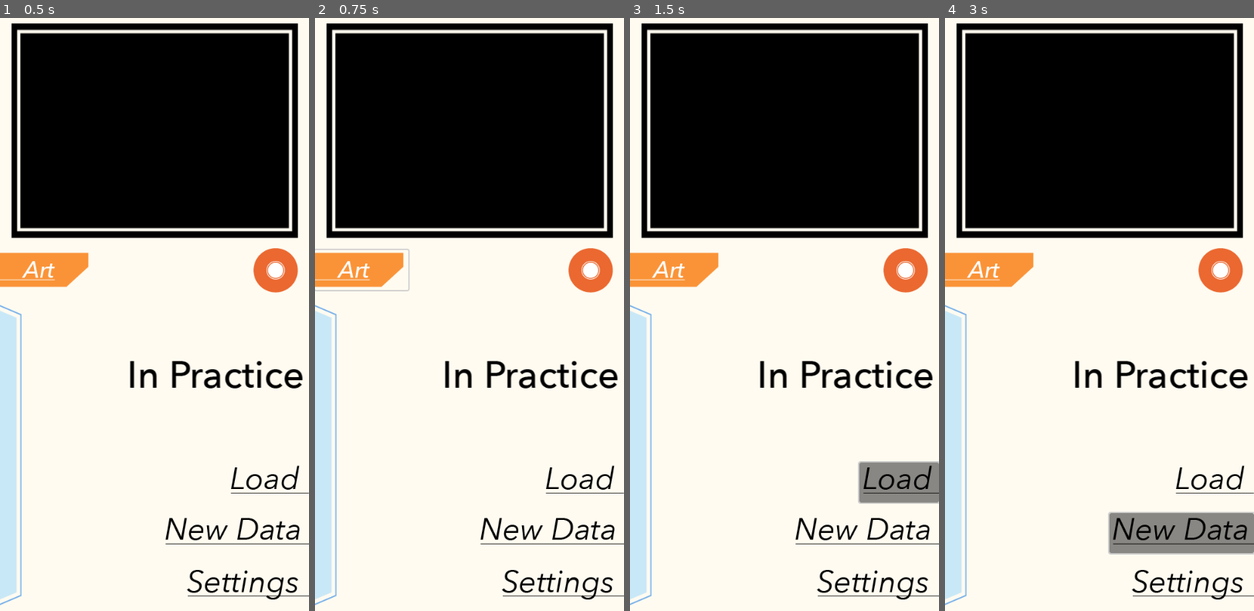
Above: before the commit, frames 1-4 (left to right).
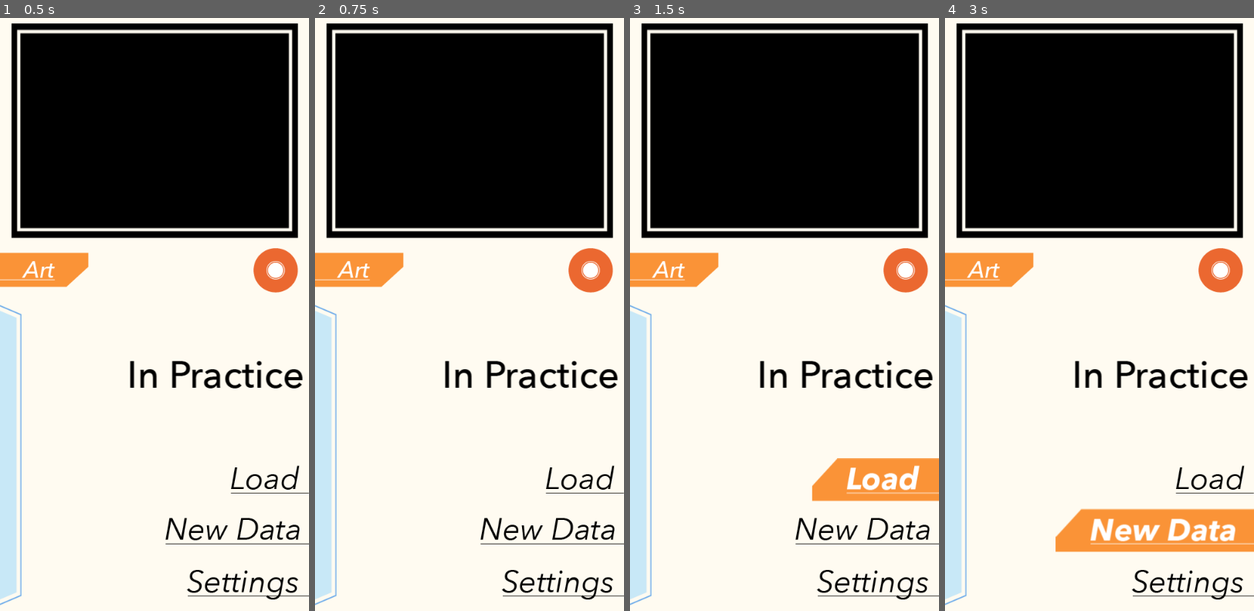
Above: after the commit, the same moments.

Repository: jv40/In-Practice
Game: Godot game, scene res://home_menu.tscn
Two runs of this game, one before a commit and one after it. Both use one fixed random seed, a clock stepped at 60 frames per second and the inputs below.
Inputs (mouse positions are in pixels of both pictures, inside the frame that each line leads up to):
- Up to frame 1 (0.5 s): no input
- Up to frame 2 (0.75 s): click (361, 267) at 0.5 s
- Up to frame 3 (1.5 s): click (898, 480) at 1.25 s
- Up to frame 4 (3 s): click (1192, 587) at 2 s; click (1182, 533) at 2.75 s

Frame 1 is identical in both runs. In frame 2, 0.1% of the frame differs, in the area x 0-31%, y 38-47%; in frame 3, 2.8%; in frame 4, 4.7%, in the area x 35-100%, y 82-91%.

Commit message:
Menu button presses created

Diff:
--- /dev/null
+++ b/home_menu.gd
@@ -0,0 +1,50 @@
+extends Control
+
+func _ready():
+	pass
+
+func _process(delta):
+	pass
+
+
+#I'm hard coding the hover functionality, not very good
+#to do I'll be honest but it works for now
+func _on_load_hovered() -> void:
+	$HoverSFX.play();
+	$LoadSelected.visible = true;
+
+func _on_load_unhovered() -> void:
+	$LoadSelected.visible = false;
+
+#--------------------------------------------
+func _on_new_data_hovered() -> void:
+	$HoverSFX.play();
+	$NewDataSelected.visible = true;
+
+func _on_new_data_unhovered() -> void:
+	$NewDataSelected.visible = false;
+
+
+#--------------------------------------------
+func _on_settings_hovered() -> void:
+	$HoverSFX.play();
+	$SettingsSelected.visible = true;
+
+func _on_settings_unhovered() -> void:
+	$SettingsSelected.visible = false;
+
+
+func _on_art_button_pressed() -> void:
+	$ClickSFX.play();
+
+
+func _on_load_pressed() -> void:
+	$ClickSFX.play();
+
+
+func _on_new_data_pressed() -> void:
+	$ClickSFX.play();
+
+
+func _on_settings_pressed() -> void:
+	$ClickSFX.play();
--- a/home_menu.tscn
+++ b/home_menu.tscn
@@ -1,27 +1,83 @@
-[gd_scene load_steps=18 format=3 uid="uid://cbdwfqqpxgtll"]
-
+[gd_scene load_steps=49 format=3 uid="uid://cbdwfqqpxgtll"]
+
+[ext_resource type="Script" uid="uid://scn7flgfyhof" path="res://home_menu.gd" id="1_152mr"]
 [ext_resource type="Texture2D" uid="uid://cwit5vn85r2k2" path="res://assets/Background.png" id="1_tel8n"]
 [ext_resource type="Texture2D" uid="uid://dp0l3ngqm6f0g" path="res://assets/Asset 12-8.png" id="2_us6cs"]
 [ext_resource type="Texture2D" uid="uid://clewjsrdesvdf" path="res://assets/4by3 Box-8.png" id="3_vhucb"]
 [ext_resource type="Texture2D" uid="uid://mrutuhacc25s" path="res://assets/Window Border-8.png" id="4_xrfiu"]
 [ext_resource type="Texture2D" uid="uid://cb53jmfkybi45" path="res://assets/Art_Button.png" id="5_xrfiu"]
 [ext_resource type="Texture2D" uid="uid://di1aer11msp17" path="res://assets/Load.png" id="6_jtcve"]
+[ext_resource type="Texture2D" uid="uid://cnxnnq58rffle" path="res://assets/Load_Selected.png" id="6_y62du"]
 [ext_resource type="Texture2D" uid="uid://cmiwype45wvro" path="res://assets/New_Data.png" id="7_idxy1"]
 [ext_resource type="Texture2D" uid="uid://cpdabfxro0et5" path="res://assets/Side_Accent.png" id="7_x6rhn"]
 [ext_resource type="Texture2D" uid="uid://rjscqvsfjmrn" path="res://assets/Settings.png" id="8_i38ex"]
 [ext_resource type="Texture2D" uid="uid://dc74wy71mprvt" path="res://assets/Title.png" id="10_p6a23"]
+[ext_resource type="Texture2D" uid="uid://c86yxoqvtayt1" path="res://assets/New_Data_Selected.png" id="13_8mqvm"]
+[ext_resource type="Texture2D" uid="uid://coea7i7t7xc8y" path="res://assets/Settings_Selected.png" id="14_5rhw2"]
+[ext_resource type="AudioStream" uid="uid://3d15auetxl2p" path="res://assets/Hover_Sound.mp3" id="15_8mqvm"]
+[ext_resource type="AudioStream" uid="uid://cqb1ee6ycrevp" path="res://assets/Press_Sound.mp3" id="16_5rhw2"]
+[ext_resource type="AudioStream" uid="uid://uii5yb61vpif" path="res://assets/Click_Sound.mp3" id="17_w7cjy"]
+
+[sub_resource type="StyleBoxTexture" id="StyleBoxTexture_w7cjy"]
+texture = ExtResource("1_tel8n")
 
 [sub_resource type="StyleBoxEmpty" id="StyleBoxEmpty_tel8n"]
 
 [sub_resource type="StyleBoxEmpty" id="StyleBoxEmpty_y62du"]
 
+[sub_resource type="StyleBoxEmpty" id="StyleBoxEmpty_eab1d"]
+
+[sub_resource type="StyleBoxEmpty" id="StyleBoxEmpty_ndph0"]
+
+[sub_resource type="StyleBoxEmpty" id="StyleBoxEmpty_dskx0"]
+
 [sub_resource type="StyleBoxEmpty" id="StyleBoxEmpty_jtcve"]
 
+[sub_resource type="StyleBoxEmpty" id="StyleBoxEmpty_sk3yd"]
+
+[sub_resource type="StyleBoxEmpty" id="StyleBoxEmpty_8s1cg"]
+
 [sub_resource type="StyleBoxEmpty" id="StyleBoxEmpty_idxy1"]
 
+[sub_resource type="StyleBoxEmpty" id="StyleBoxEmpty_uxljr"]
+
+[sub_resource type="StyleBoxEmpty" id="StyleBoxEmpty_y43q2"]
+
+[sub_resource type="StyleBoxEmpty" id="StyleBoxEmpty_hqvak"]
+
+[sub_resource type="StyleBoxEmpty" id="StyleBoxEmpty_5rhw2"]
+
+[sub_resource type="StyleBoxEmpty" id="StyleBoxEmpty_arq2b"]
+
+[sub_resource type="StyleBoxEmpty" id="StyleBoxEmpty_c8bky"]
+
 [sub_resource type="StyleBoxEmpty" id="StyleBoxEmpty_p6a23"]
 
+[sub_resource type="StyleBoxEmpty" id="StyleBoxEmpty_mgiln"]
+
+[sub_resource type="StyleBoxEmpty" id="StyleBoxEmpty_atjfp"]
+
+[sub_resource type="StyleBoxEmpty" id="StyleBoxEmpty_1nw6p"]
+
+[sub_resource type="StyleBoxEmpty" id="StyleBoxEmpty_w7cjy"]
+
+[sub_resource type="StyleBoxEmpty" id="StyleBoxEmpty_2dnoa"]
+
+[sub_resource type="StyleBoxEmpty" id="StyleBoxEmpty_2lh81"]
+
 [sub_resource type="StyleBoxEmpty" id="StyleBoxEmpty_152mr"]
+
+[sub_resource type="StyleBoxEmpty" id="StyleBoxEmpty_c4i5f"]
+
+[sub_resource type="StyleBoxEmpty" id="StyleBoxEmpty_nsvvx"]
+
+[sub_resource type="StyleBoxEmpty" id="StyleBoxEmpty_jnprt"]
+
+[sub_resource type="StyleBoxEmpty" id="StyleBoxEmpty_msmrx"]
+
+[sub_resource type="StyleBoxEmpty" id="StyleBoxEmpty_ts40c"]
+
+[sub_resource type="StyleBoxEmpty" id="StyleBoxEmpty_yb18d"]
 
 [sub_resource type="StyleBoxEmpty" id="StyleBoxEmpty_8mqvm"]
 
@@ -32,10 +88,16 @@
 anchor_bottom = 1.0
 grow_horizontal = 2
 grow_vertical = 2
-
-[node name="Background" type="Sprite2D" parent="."]
-position = Vector2(250, 500)
-texture = ExtResource("1_tel8n")
+script = ExtResource("1_152mr")
+
+[node name="Background Panel" type="Panel" parent="."]
+layout_mode = 1
+anchors_preset = 15
+anchor_right = 1.0
+anchor_bottom = 1.0
+grow_horizontal = 2
+grow_vertical = 2
+theme_override_styles/panel = SubResource("StyleBoxTexture_w7cjy")
 
 [node name="Home Button" type="Button" parent="."]
 layout_mode = 1
@@ -71,7 +133,12 @@
 offset_top = -32.0
 offset_right = 75.5
 offset_bottom = 33.0
+theme_override_styles/focus = SubResource("StyleBoxEmpty_eab1d")
+theme_override_styles/hover_pressed_mirrored = SubResource("StyleBoxEmpty_ndph0")
+theme_override_styles/hover_pressed = SubResource("StyleBoxEmpty_dskx0")
 theme_override_styles/hover = SubResource("StyleBoxEmpty_jtcve")
+theme_override_styles/pressed_mirrored = SubResource("StyleBoxEmpty_sk3yd")
+theme_override_styles/pressed = SubResource("StyleBoxEmpty_8s1cg")
 theme_override_styles/normal = SubResource("StyleBoxEmpty_idxy1")
 icon = ExtResource("5_xrfiu")
 
@@ -86,6 +153,12 @@
 offset_top = -32.0001
 offset_right = 64.5
 offset_bottom = 32.9999
+theme_override_styles/focus = SubResource("StyleBoxEmpty_uxljr")
+theme_override_styles/hover_pressed_mirrored = SubResource("StyleBoxEmpty_y43q2")
+theme_override_styles/hover_pressed = SubResource("StyleBoxEmpty_hqvak")
+theme_override_styles/hover = SubResource("StyleBoxEmpty_5rhw2")
+theme_override_styles/pressed_mirrored = SubResource("StyleBoxEmpty_arq2b")
+theme_override_styles/pressed = SubResource("StyleBoxEmpty_c8bky")
 theme_override_styles/normal = SubResource("StyleBoxEmpty_p6a23")
 icon = ExtResource("6_jtcve")
 
@@ -100,6 +173,12 @@
 offset_top = -32.0
 offset_right = 117.0
 offset_bottom = 33.0
+theme_override_styles/focus = SubResource("StyleBoxEmpty_mgiln")
+theme_override_styles/hover_pressed_mirrored = SubResource("StyleBoxEmpty_atjfp")
+theme_override_styles/hover_pressed = SubResource("StyleBoxEmpty_1nw6p")
+theme_override_styles/hover = SubResource("StyleBoxEmpty_w7cjy")
+theme_override_styles/pressed_mirrored = SubResource("StyleBoxEmpty_2dnoa")
+theme_override_styles/pressed = SubResource("StyleBoxEmpty_2lh81")
 theme_override_styles/normal = SubResource("StyleBoxEmpty_152mr")
 icon = ExtResource("7_idxy1")
 
@@ -114,6 +193,12 @@
 offset_top = -32.0001
 offset_right = 99.0
 offset_bottom = 31.9999
+theme_override_styles/focus = SubResource("StyleBoxEmpty_c4i5f")
+theme_override_styles/hover_pressed_mirrored = SubResource("StyleBoxEmpty_nsvvx")
+theme_override_styles/hover_pressed = SubResource("StyleBoxEmpty_jnprt")
+theme_override_styles/hover = SubResource("StyleBoxEmpty_msmrx")
+theme_override_styles/pressed_mirrored = SubResource("StyleBoxEmpty_ts40c")
+theme_override_styles/pressed = SubResource("StyleBoxEmpty_yb18d")
 theme_override_styles/normal = SubResource("StyleBoxEmpty_8mqvm")
 icon = ExtResource("8_i38ex")
 
@@ -124,3 +209,40 @@
 [node name="Title" type="Sprite2D" parent="."]
 position = Vector2(349, 599)
 texture = ExtResource("10_p6a23")
+
+[node name="LoadSelected" type="Sprite2D" parent="."]
+visible = false
+position = Vector2(397, 763)
+texture = ExtResource("6_y62du")
+
+[node name="NewDataSelected" type="Sprite2D" parent="."]
+visible = false
+position = Vector2(340, 845)
+texture = ExtResource("13_8mqvm")
+
+[node name="SettingsSelected" type="Sprite2D" parent="."]
+visible = false
+position = Vector2(360, 929)
+texture = ExtResource("14_5rhw2")
+
+[node name="HoverSFX" type="AudioStreamPlayer" parent="."]
+stream = ExtResource("15_8mqvm")
+
+[node name="PressSFX" type="AudioStreamPlayer" parent="."]
+stream = ExtResource("16_5rhw2")
+
+[node name="ClickSFX" type="AudioStreamPlayer" parent="."]
+stream = ExtResource("17_w7cjy")
+
+[connection signal="button_down" from="Art Button" to="." method="_on_art_button_button_down"]
+[connection signal="pressed" from="Art Button" to="." method="_on_art_button_pressed"]
+[connection signal="mouse_entered" from="Load Button" to="." method="_on_load_hovered"]
+[connection signal="mouse_exited" from="Load Button" to="." method="_on_load_unhovered"]
+[connection signal="pressed" from="Load Button" to="." method="_on_load_pressed"]
+[connection signal="mouse_entered" from="New Data Button" to="." method="_on_new_data_hovered"]
+[connection signal="mouse_exited" from="New Data Button" to="." method="_on_new_data_unhovered"]
+[connection signal="pressed" from="New Data Button" to="." method="_on_new_data_pressed"]
+[connection signal="mouse_entered" from="Settings Button" to="." method="_on_settings_hovered"]
+[connection signal="mouse_exited" from="Settings Button" to="." method="_on_settings_unhovered"]
+[connection signal="pressed" from="Settings Button" to="." method="_on_settings_pressed"]
+[connection signal="hidden" from="LoadSelected" to="." method="_on_load_selected_hidden"]
Not shown, added: assets/Click_Sound.mp3.import
Not shown, added: assets/Hover_Sound.mp3.import
Not shown, added: assets/Press_Sound.mp3.import
Not shown, added: home_menu.gd.uid
Not shown, changed: .DS_Store
Not shown, changed: assets/.DS_Store
Not shown, added: assets/Click_Sound.mp3
Not shown, added: assets/Hover_Sound.mp3
Not shown, added: assets/Press_Sound.mp3
